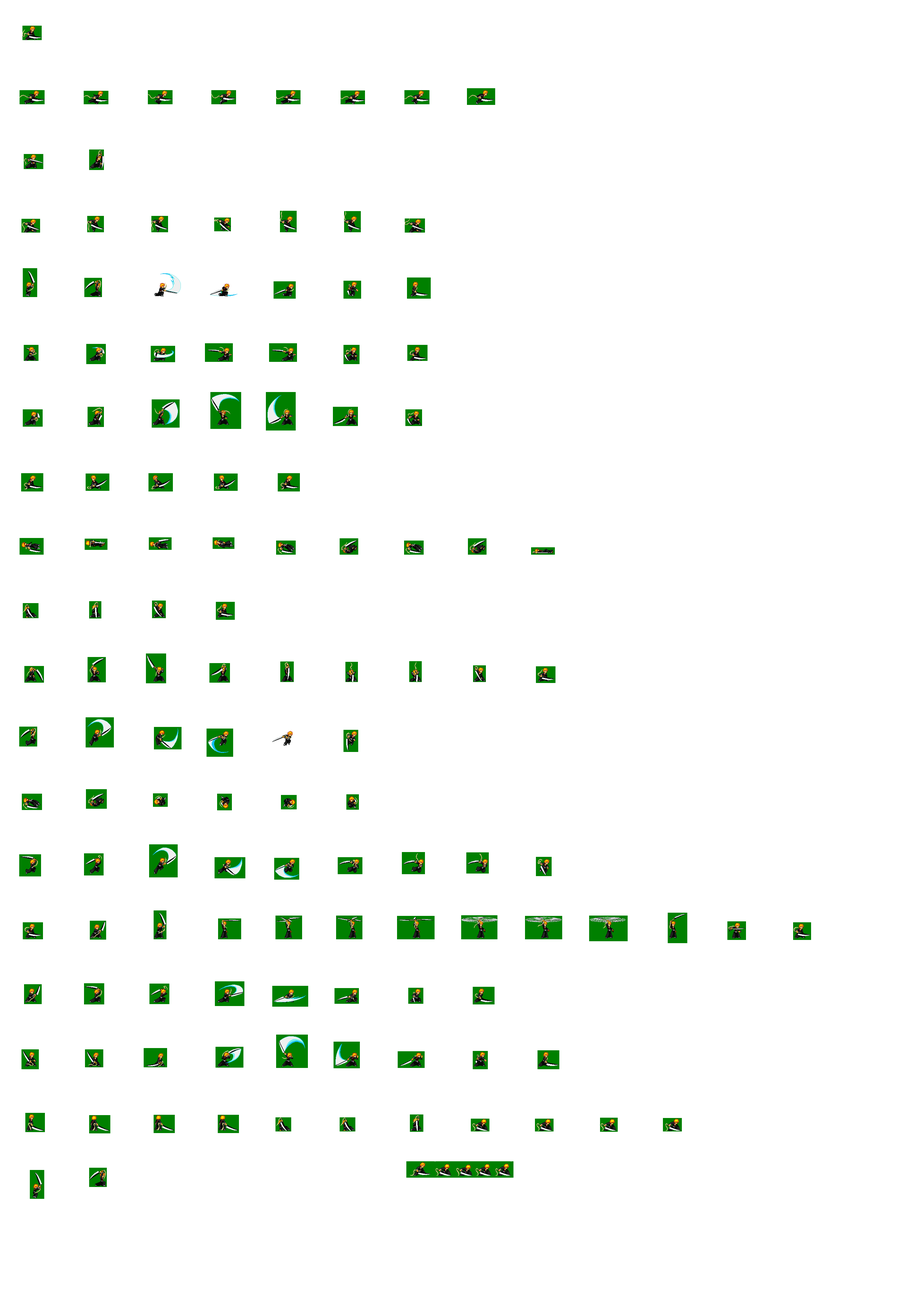
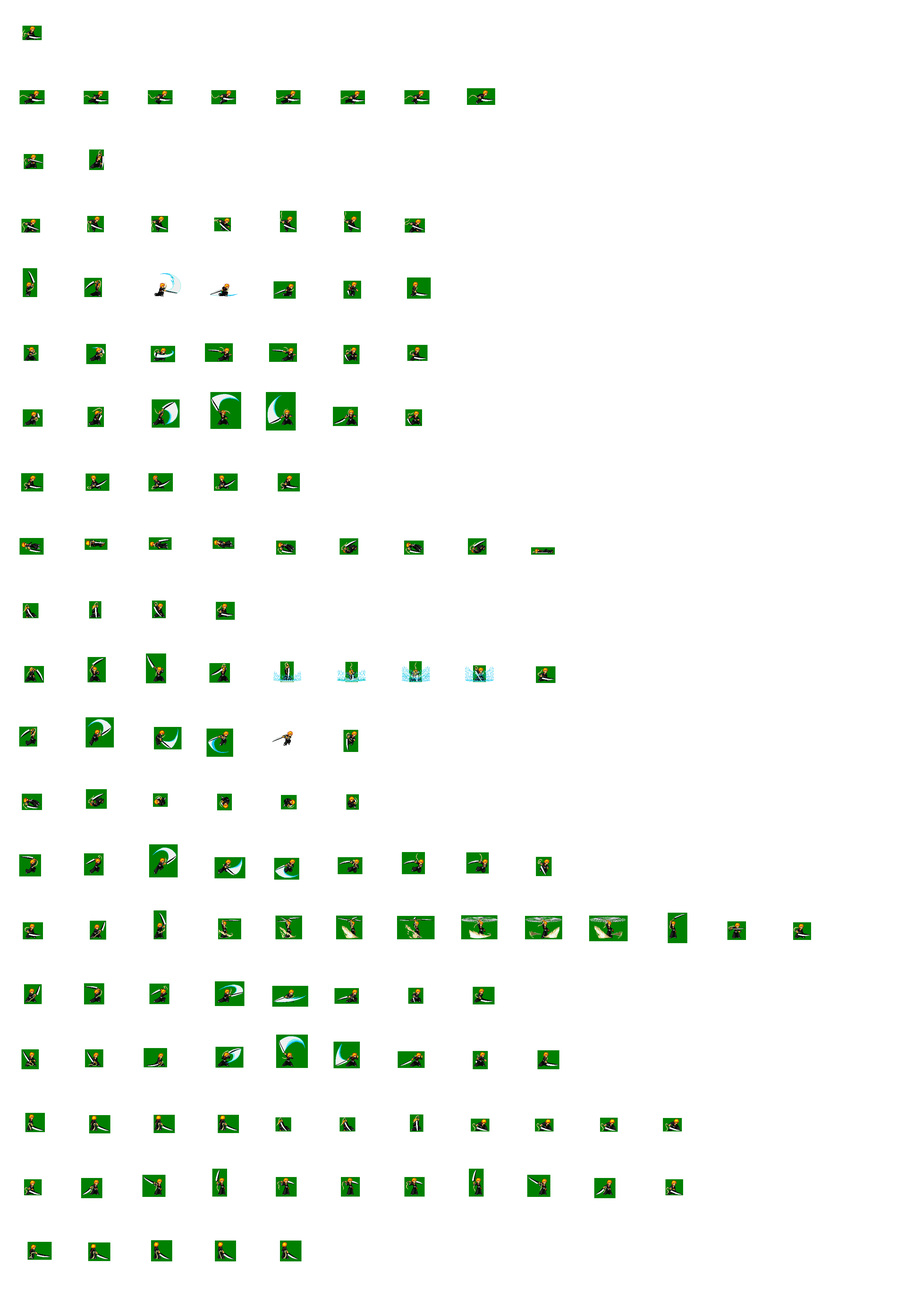
Comparing the layer stacks of the two (898, 1314) images. Changes:
added group "WinPose" with 5 layers above "Pasted Layer #106" over [27, 1239, 302, 1261]
added layer "Pasted Layer #111" in group "WinPose" over [279, 1240, 302, 1261]
added layer "Pasted Layer #110" in group "WinPose" over [214, 1240, 237, 1261]
added layer "Pasted Layer #109" in group "WinPose" over [151, 1239, 173, 1261]
added layer "Pasted Layer #108" in group "WinPose" over [88, 1242, 111, 1261]
added layer "Pasted Layer #107" in group "WinPose" over [27, 1241, 52, 1260]
added group "BattleReadyPose" with 11 layers above "Pasted Layer #77" over [24, 1168, 684, 1198]
added layer "Pasted Layer #95" in group "BattleReadyPose" over [594, 1177, 616, 1198]
added layer "Pasted Layer #90" in group "BattleReadyPose" over [527, 1174, 551, 1197]
added layer "Pasted Layer #85" in group "BattleReadyPose" over [468, 1168, 484, 1197]
showed "Pasted Layer #80", moved it into group "BattleReadyPose", painted on it over [153, 1160, 425, 1197]
showed "Pasted Layer #79", moved it into group "BattleReadyPose", painted on it over [24, 1167, 360, 1197]
moved "Pasted Layer #78" into group "BattleReadyPose", painted on it over [29, 1169, 297, 1199]
added layer "Pasted Layer #102" in group "BattleReadyPose" over [212, 1168, 228, 1197]
added layer "Pasted Layer #103" in group "BattleReadyPose" over [142, 1174, 166, 1197]
added layer "Pasted Layer #104" in group "BattleReadyPose" over [81, 1177, 103, 1198]
hid "Pasted Layer #77", painted on it over [89, 1167, 461, 1261]
added group "ImpactEffect" with 4 layers above "Pasted Layer #68" over [273, 666, 494, 682]
added layer "Pasted Layer #89" in group "ImpactEffect" over [465, 666, 494, 682]
added layer "Pasted Layer #88" in group "ImpactEffect" over [401, 666, 431, 682]
hid "Pasted Layer #66" over [406, 1160, 514, 1178]
added group "ChopperStyle Dust" with 9 layers above "ChopperStyle" over [218, 924, 623, 939]
…and 13 more changes (13 added)
